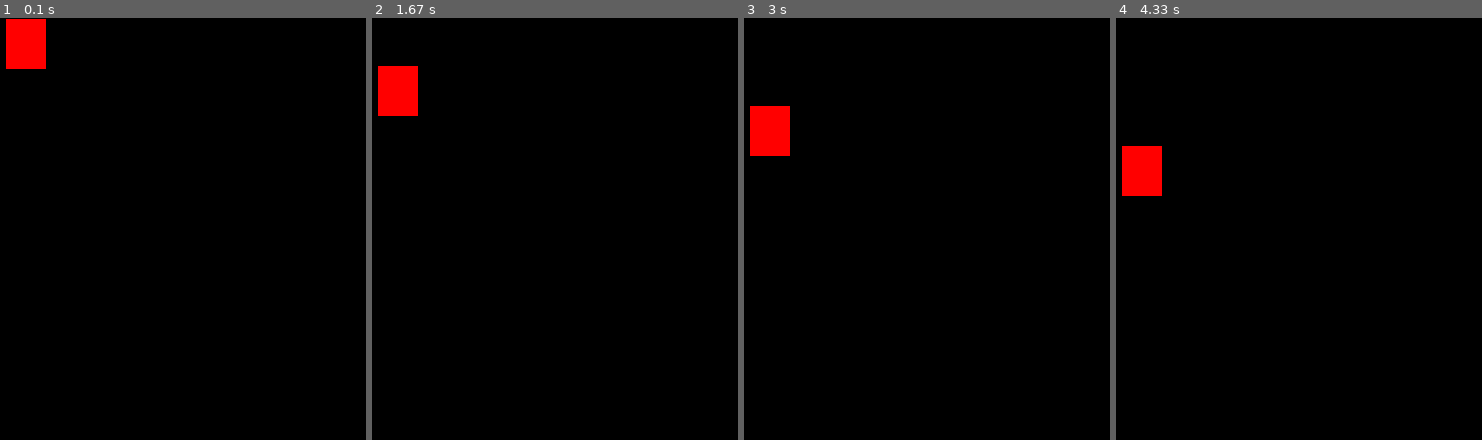
Above: before the commit, frames 1-4 (left to right).
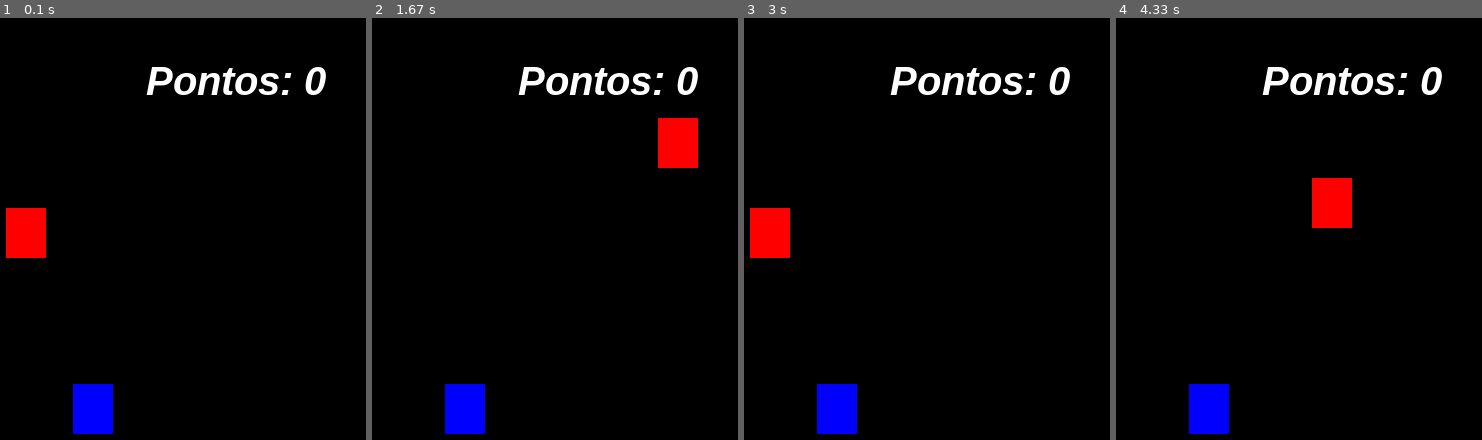
Above: after the commit, the same moments.

Repository: Lucas-R-Kormann/Teste-Pygame
Game: pygame game, started from testePygame.py
The game is run twice, just before and just after one commit, with the same random seed, the same clock (stepped at 60 frames per second) and the same inputs.
Inputs:
- Up to frame 1 (0.1 s): no input
- Up to frame 2 (1.67 s): hold D 0.33-0.8 s; hold W 0.83-1.13 s; hold D 1.17-1.63 s
- Up to frame 3 (3 s): hold A 1.67-2.2 s; hold S 2.23-2.53 s; hold A 2.57-2.97 s
- Up to frame 4 (4.33 s): hold W 3-3.37 s; hold D 3.4-4.03 s; hold S from 4.07 s (still down)

The runs differ from the first frame. In frame 1, 5.3% of the frame differs, in the area x 1-90%, y 0-99%; in frame 2, 5.3%; in frame 3, 5.3%; in frame 4, 5.3%.

Commit message:
Update - Aprendizado sobre mais alguns códigos em Python e utilização do Pygame

Diff:
--- a/testePygame.py
+++ b/testePygame.py
@@ -1,13 +1,23 @@
 import pygame
+import os
 from pygame.locals import *
 from sys import exit
+from random import randint
 
 pygame.init()
 
 larguraTela = 640
 alturaTela = 480
-x = larguraTela/2 - 40
-y = 0
+x = int(larguraTela/2 - 40)
+y = int(alturaTela/2 - 50)
+
+x_azul = randint(40, 600)
+
+y_azul = randint(50, 430)
+
+fonte = pygame.font.SysFont("arial", 40, bold = True, italic = True)
+
+pontos = 0
 
 tela = pygame.display.set_mode((larguraTela, alturaTela))
 
@@ -17,15 +27,33 @@
 while True:
     relogio.tick(30)
     tela.fill((0, 0, 0))
+    mensagem = f'Pontos: {pontos}'
+    texto_formatado = fonte.render(mensagem, True, (255, 255, 255))
     for event in pygame.event.get():
         if event.type == QUIT:
             pygame.exit()
             exit()
 
-    pygame.draw.rect(tela, (255, 0, 0), (x, y, 40, 50))
+    if pygame.key.get_pressed()[K_a]:
+        x = x - 10
 
-    if y >= alturaTela:
-        y = 0
-    y = y + 1
+    if pygame.key.get_pressed()[K_d]:
+        x = x + 10
+
+    if pygame.key.get_pressed()[K_w]:
+        y = y - 10
+
+    if pygame.key.get_pressed()[K_s]:
+        y = y + 10
+
+    ret_vermelho = pygame.draw.rect(tela, (255, 0, 0), (x, y, 40, 50))
+    ret_azul = pygame.draw.rect(tela,(0, 0, 255), (x_azul, y_azul, 40, 50))
+
+    if ret_vermelho.colliderect(ret_azul):
+        x_azul = randint(40, 600)
+        y_azul = randint(50, 430)
+        pontos = pontos + 1
+
+    tela.blit(texto_formatado, (420, 40))
 
     pygame.display.update()
